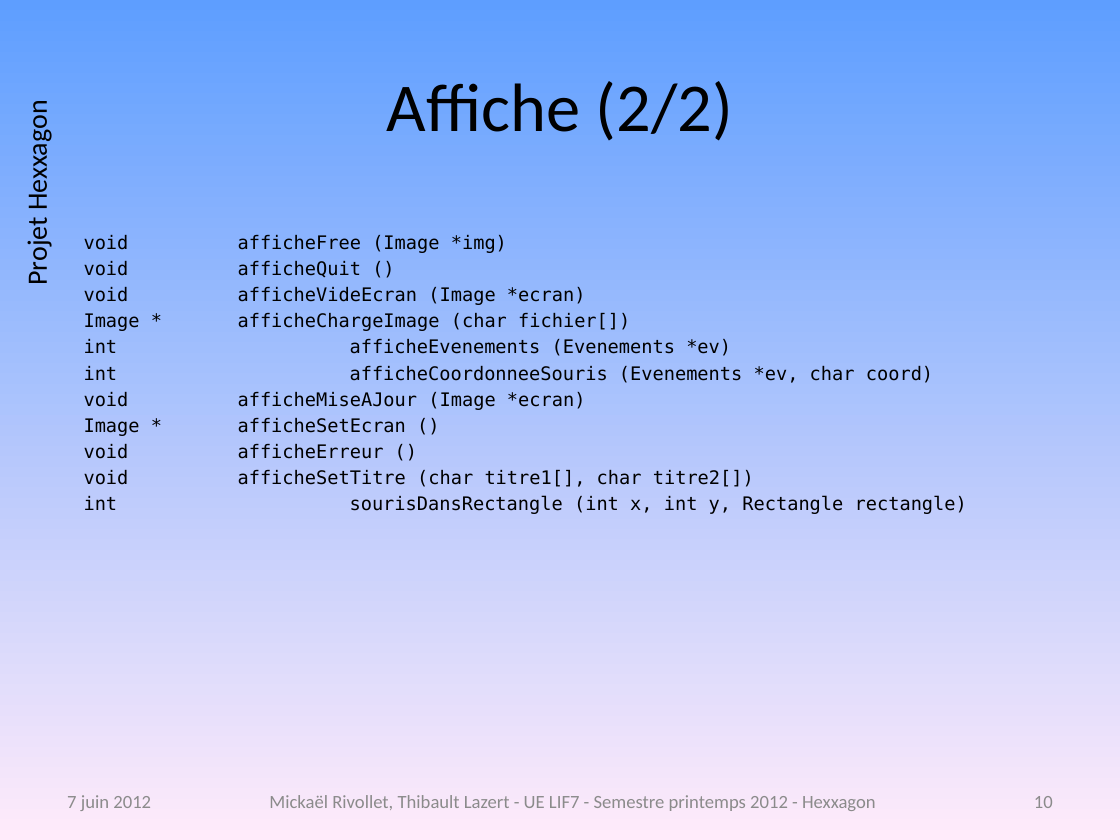
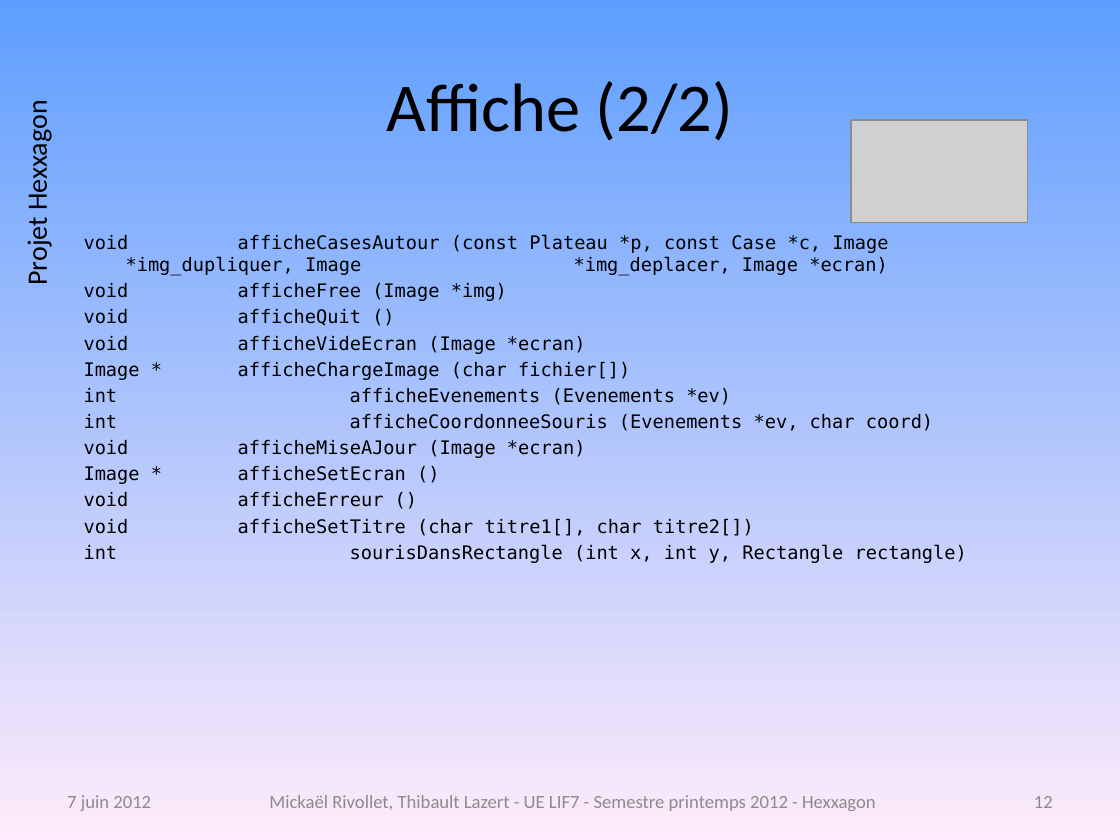
Before and after one commit to freeman1987/lazert-rivollet-lif7, a slide deck: slide 12 of projet/doc/presentation-projet.pptx (slide 10 before the commit). Drawn at 1120x840 pixels with LibreOffice and Linux fonts; fonts in the diff are those of the drawing; grey boxes stand for pictures; background and template pictures are left out. Boxes give left, top, right and bottom in pixels: in the first picture for what was removed or moved away, otherwise in the second. Text is boxed around its words. In the diff, an @@ line names an element or a change of style, - is before the commit and + after.

```diff
--- a/projet/doc/presentation-projet.pptx
+++ b/projet/doc/presentation-projet.pptx
@@ picture added at [851, 120, 1027, 223] @@
@@ text at [84, 234, 888, 276]: paragraph added @@
+void afficheCasesAutour (const Plateau *p, const Case *c, Image *img_dupliquer, Image *img_deplacer, Image *ecran)
@@ page number at [1034, 796, 1053, 808]: text changed @@
-10
+12
```
Also in this commit, not shown: 12 other slides changed, 4 slides added, 3 other files.
